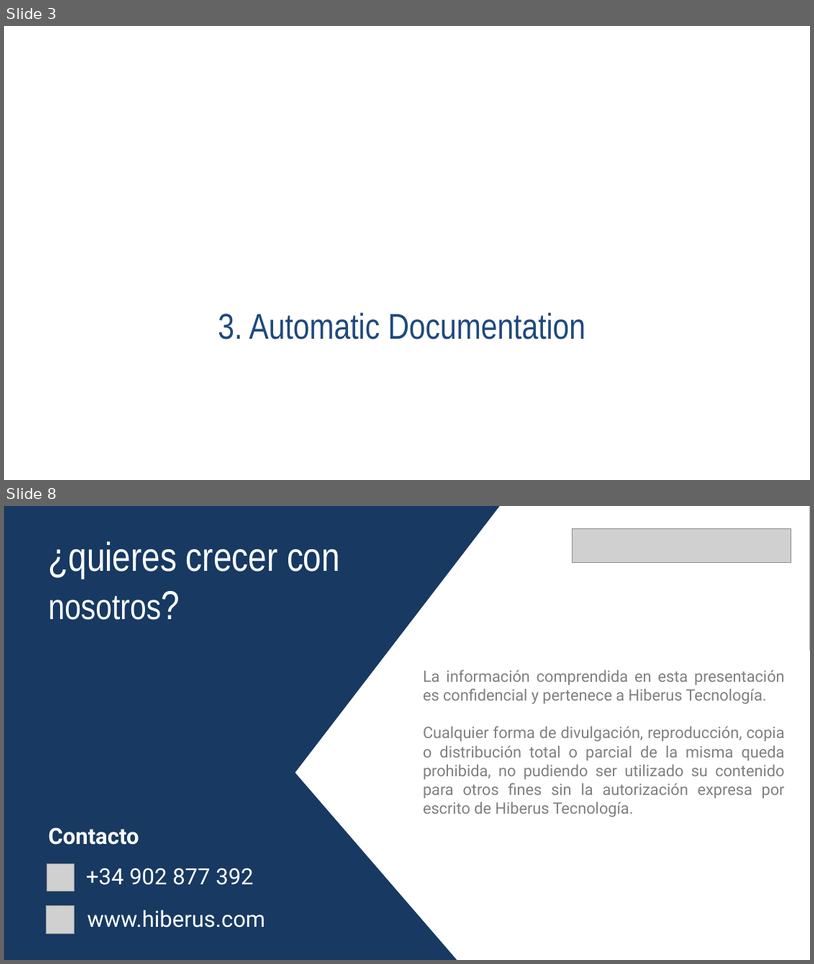
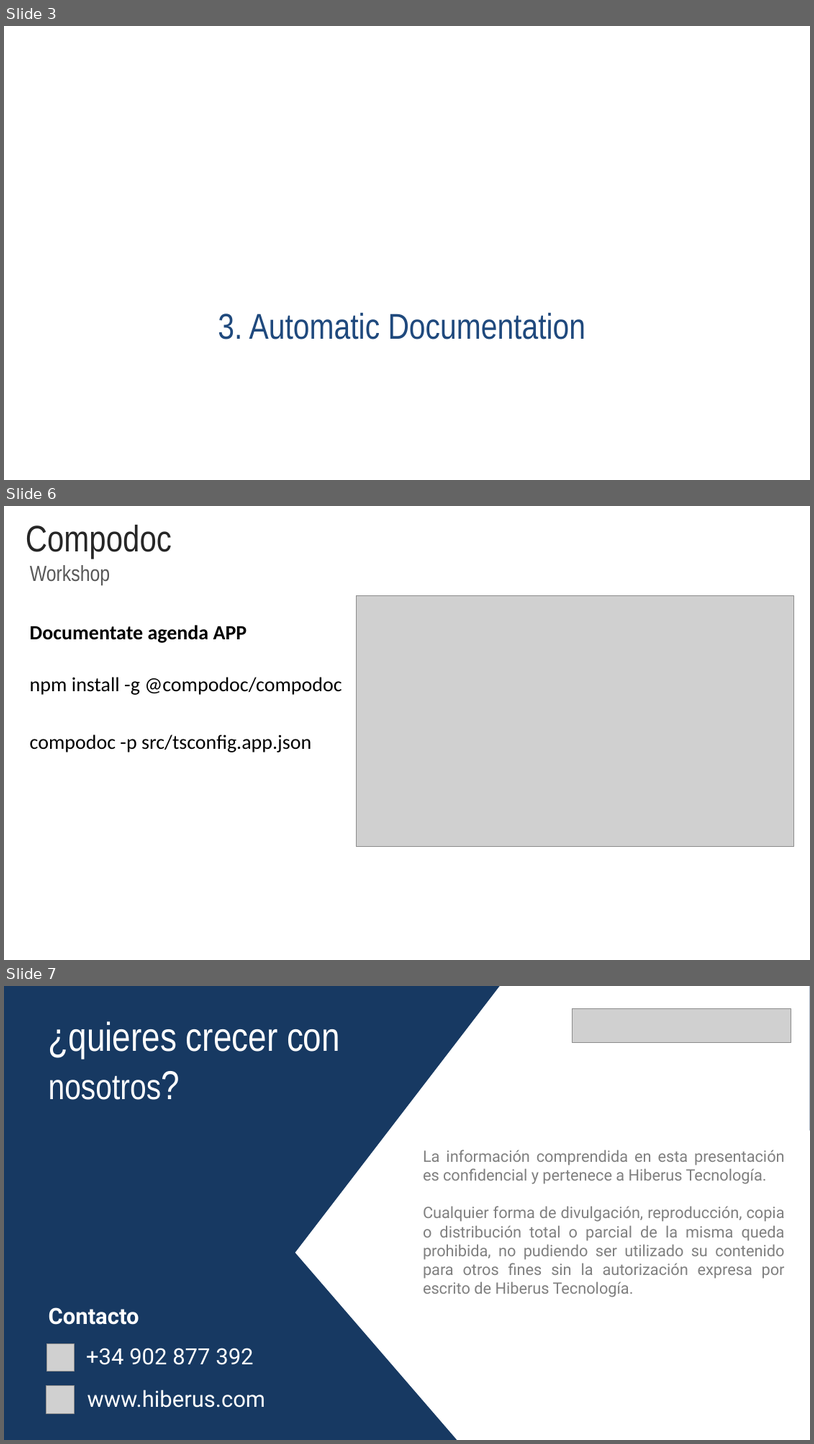
Before and after one commit to rached193/AngularWorkshop-20181116, a slide deck: 03_compodoc/03_compodoc.pptx. Shown one above the other, each under a label of ours: slides 3 and 8 before the commit, slides 3, 6 and 7 after it; the slides between them are not shown. The pictures are 814x964 and 814x1444 pixels, drawn with LibreOffice and Linux fonts; fonts in the diff are those of the drawing; grey boxes stand for pictures; background and template pictures are left out. Boxes give left, top, right and bottom in pixels: in the first picture for what was removed or moved away, otherwise in the second. Text is boxed around its words. In the diff, an @@ line names an element or a change of style, - is before the commit and + after.

```diff
--- a/03_compodoc/03_compodoc.pptx
+++ b/03_compodoc/03_compodoc.pptx
@@ slide 6 added at (4,506,810,960), background #FFFFFF @@
@@ title added at (26,525,172,559), 44 pt, text #262626 @@
+Compodoc
@@ text added at (30,565,111,584), 26 pt, text #595959 @@
+Workshop
@@ picture added at (356,596,794,847) @@
@@ text added at (30,625,247,643), 24 pt, text #000000, bold @@
+Documentate agenda APP
@@ text added at (30,677,342,695), 24 pt, text #000000 @@
+npm install -g @compodoc/compodoc
@@ text added at (30,734,311,752), 24 pt, text #000000 @@
+compodoc -p src/tsconfig.app.json
@@ what was slide 8 is now slide 7 @@
```
Also in this commit, not shown: 2 slides changed, 2 slides removed, 25 other files.
